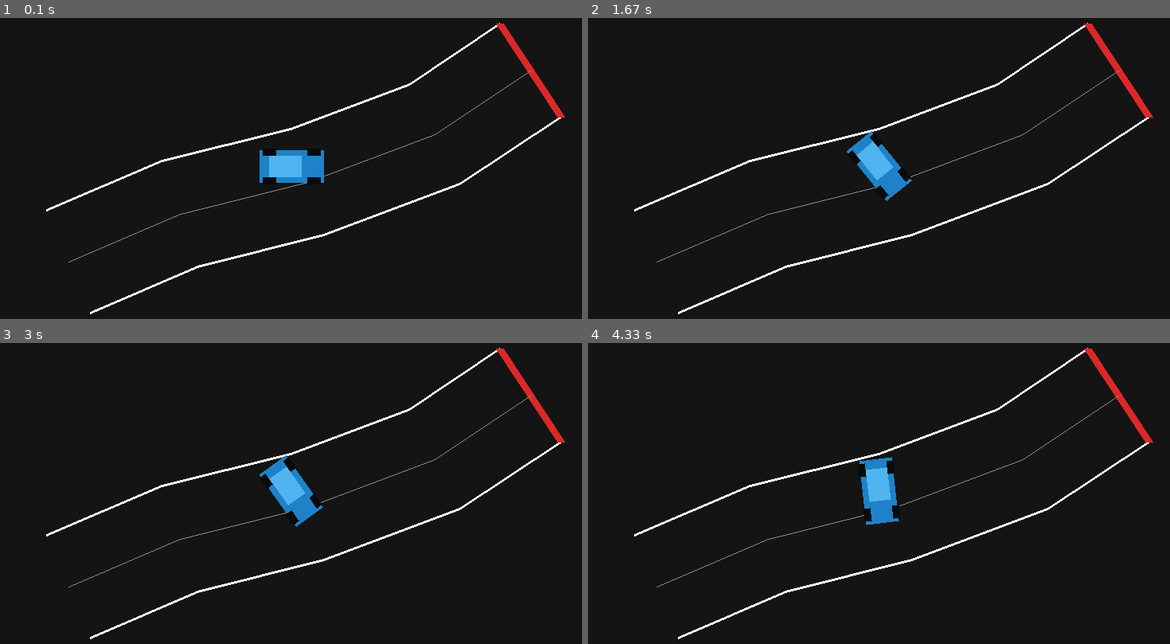
Above: before the commit, frames 1-4 (two rows, left to right).
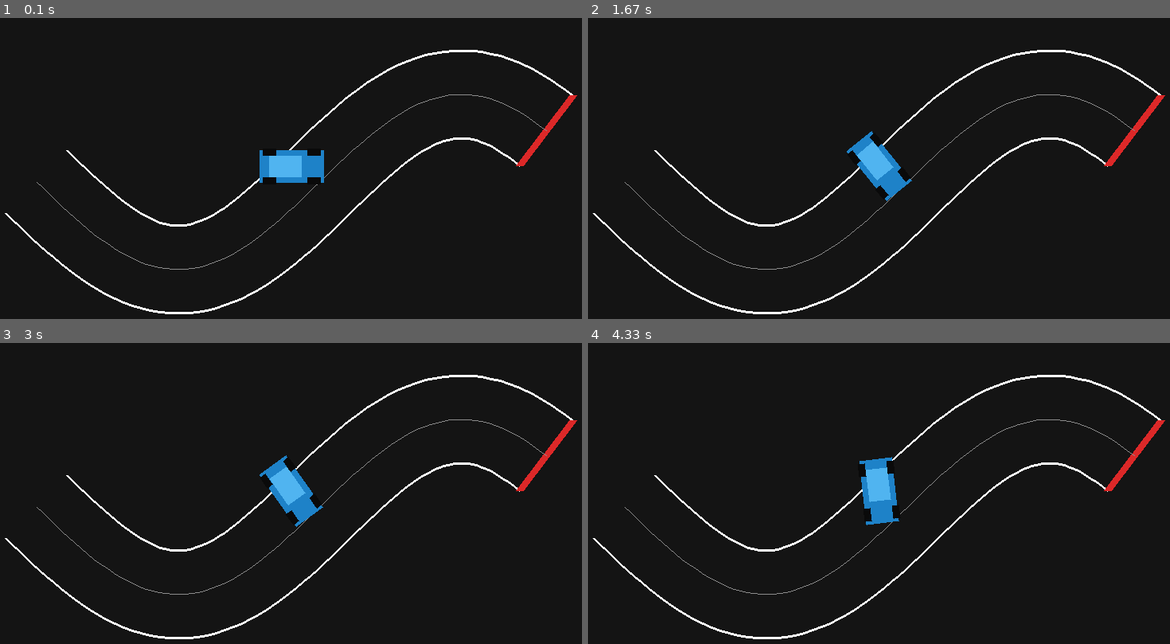
Above: after the commit, the same moments.

Repository: FranMacias00/2d-autonomous-driving-rl
Game: pygame game, started from src/scripts/run_interactive.py
The game is run twice, just before and just after one commit, with the same random seed, the same clock (stepped at 60 frames per second) and the same inputs.
Inputs:
- Up to frame 1 (0.1 s): no input
- Up to frame 2 (1.67 s): hold Right 0.33-0.8 s; hold Right 0.83-1.3 s; hold Left from 1.33 s (still down)
- Up to frame 3 (3 s): release Left at 1.87 s; hold Left 1.9-2.3 s; hold Right 2.33-2.97 s
- Up to frame 4 (4.33 s): hold Left 3-3.47 s; hold Right 3.5-3.97 s; hold Right from 4 s (still down)

The runs differ from the first frame. In frame 1, 3.6% of the frame differs, in the area x 0-100%, y 1-99%; in frame 2, 3.6%; in frame 3, 3.6%; in frame 4, 3.6%.

Commit message:
Fixes tras probar la rama de Codex

Diff:
--- a/src/scripts/run_interactive.py
+++ b/src/scripts/run_interactive.py
@@ -1,9 +1,11 @@
 """Interactive mode entry point (Phase 1).
 
-Minimal Pygame window with a stable game loop.
+Visual validation: render car + a non-self-intersecting curvy track.
+Run with: python -m src.scripts.run_interactive
 """
 
 import sys
+import math
 
 import pygame
 
@@ -17,29 +19,56 @@
 WINDOW_TITLE = "Autonomous Driving 2D"
 FPS = 60
 BACKGROUND_COLOR = (20, 20, 20)
-ROTATION_SPEED = 1.5
+ROTATION_SPEED = 1.5  # rad/s
+
+
+def make_centerline(
+    n: int = 55,
+    x0: float = 80.0,
+    x1: float = 720.0,
+    y_mid: float = 320.0,
+    amplitude: float = 170.0,
+    waves: float = 1.8,
+    margin: float = 60.0,
+) -> list[tuple[float, float]]:
+    """Generate a smooth, non-self-intersecting centerline.
+
+    Uses monotonic x progression + sinusoidal y oscillation.
+    """
+    pts: list[tuple[float, float]] = []
+    for i in range(n):
+        t = i / (n - 1)
+        x = x0 + (x1 - x0) * t
+        y = y_mid + amplitude * math.sin(2.0 * math.pi * waves * t)
+        y = max(margin, min(WINDOW_HEIGHT - margin, y))  # keep inside window
+        pts.append((x, y))
+    return pts
 
 
 def main() -> int:
     pygame.init()
     renderer = PygameRenderer(width=WINDOW_WIDTH, height=WINDOW_HEIGHT)
     pygame.display.set_caption(WINDOW_TITLE)
+
     pose = CarPose(x=WINDOW_WIDTH / 2, y=WINDOW_HEIGHT / 2, angle=0.0)
+
+    # Curvy, larger track without overlaps
     track = Track(
-        centerline=[
-            (120.0, 420.0),
-            (260.0, 360.0),
-            (420.0, 320.0),
-            (580.0, 260.0),
-            (700.0, 180.0),
-        ],
-        road_width=140.0,
+        centerline=make_centerline(
+            n=80,
+            amplitude=110.0,  # antes 170
+            waves=0.9,        # antes 1.8  ← ESTE ES EL CLAVE
+            margin=80.0,
+        ),
+        road_width=110.0,     # antes 140
     )
+
 
     try:
         running = True
         while running:
             dt = renderer.clock.tick(FPS) / 1000.0
+
             for event in pygame.event.get():
                 if event.type == pygame.QUIT:
                     running = False
@@ -56,6 +85,7 @@
             renderer.draw_track(renderer.screen, track)
             renderer.draw_car(renderer.screen, pose)
             pygame.display.flip()
+
     finally:
         pygame.quit()
 
Empty file added: src/render/__init__.py
Empty file added: src/scripts/__init__.py
Empty file added: src/sim/__init__.py
Not shown, changed: .gitignore
